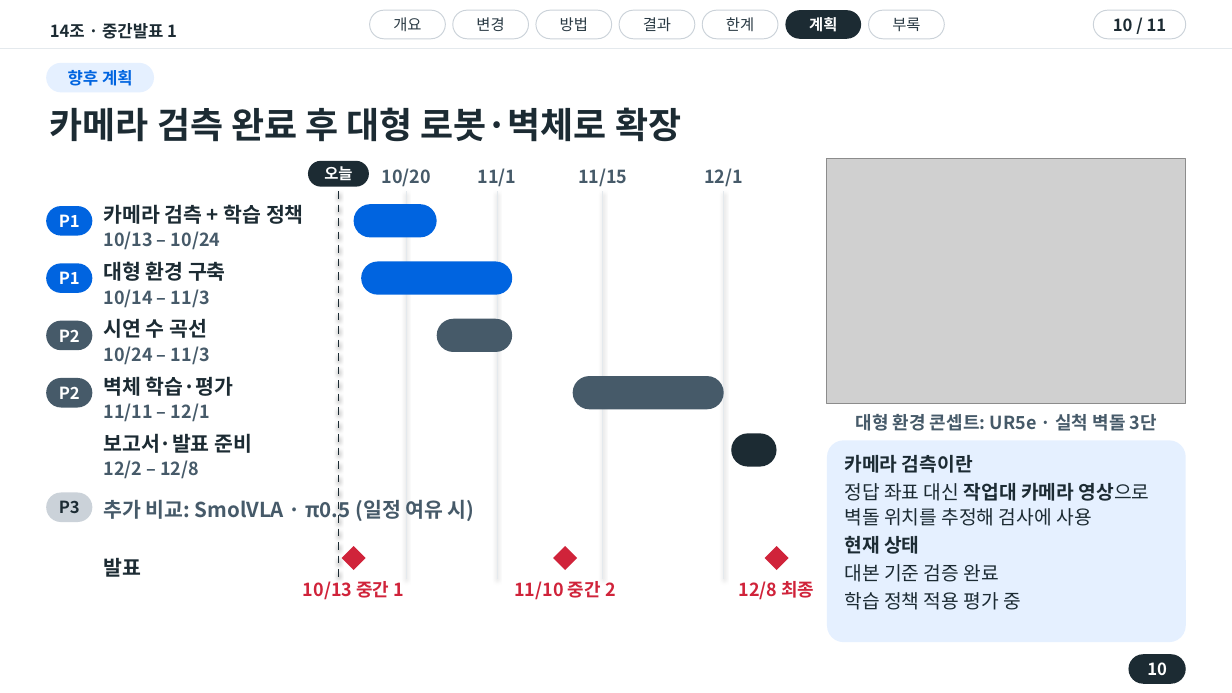
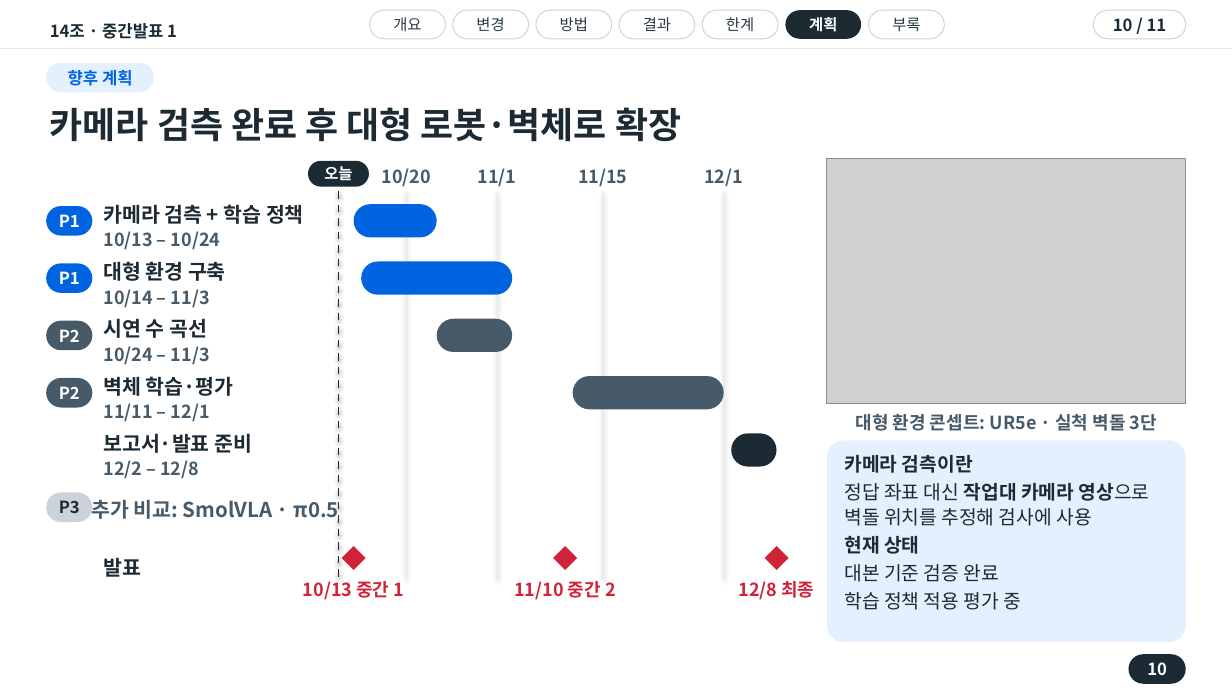
Before and after one commit to wonyoungjacob/masonry-IL-capstone, a slide deck: slide 10 of 01_사기설/중간발표1/중간발표1_v10_20261011.pptx. Drawn at 1232x693 pixels with LibreOffice and Linux fonts; fonts in the diff are those of the drawing; grey boxes stand for pictures. Boxes give left, top, right and bottom in pixels: in the first picture for what was removed or moved away, otherwise in the second. Text is boxed around its words. In the diff, an @@ line names an element or a change of style, - is before the commit and + after.

```diff
--- a/01_사기설/중간발표1/중간발표1_v10_20261011.pptx
+++ b/01_사기설/중간발표1/중간발표1_v10_20261011.pptx
@@ text at <box>92,500,339,523</box>: text changed @@
-추가 비교: SmolVLA · π0.5 (일정 여유 시)
+추가 비교: SmolVLA · π0.5
```
Also in this commit, not shown: 2 other slides changed.
